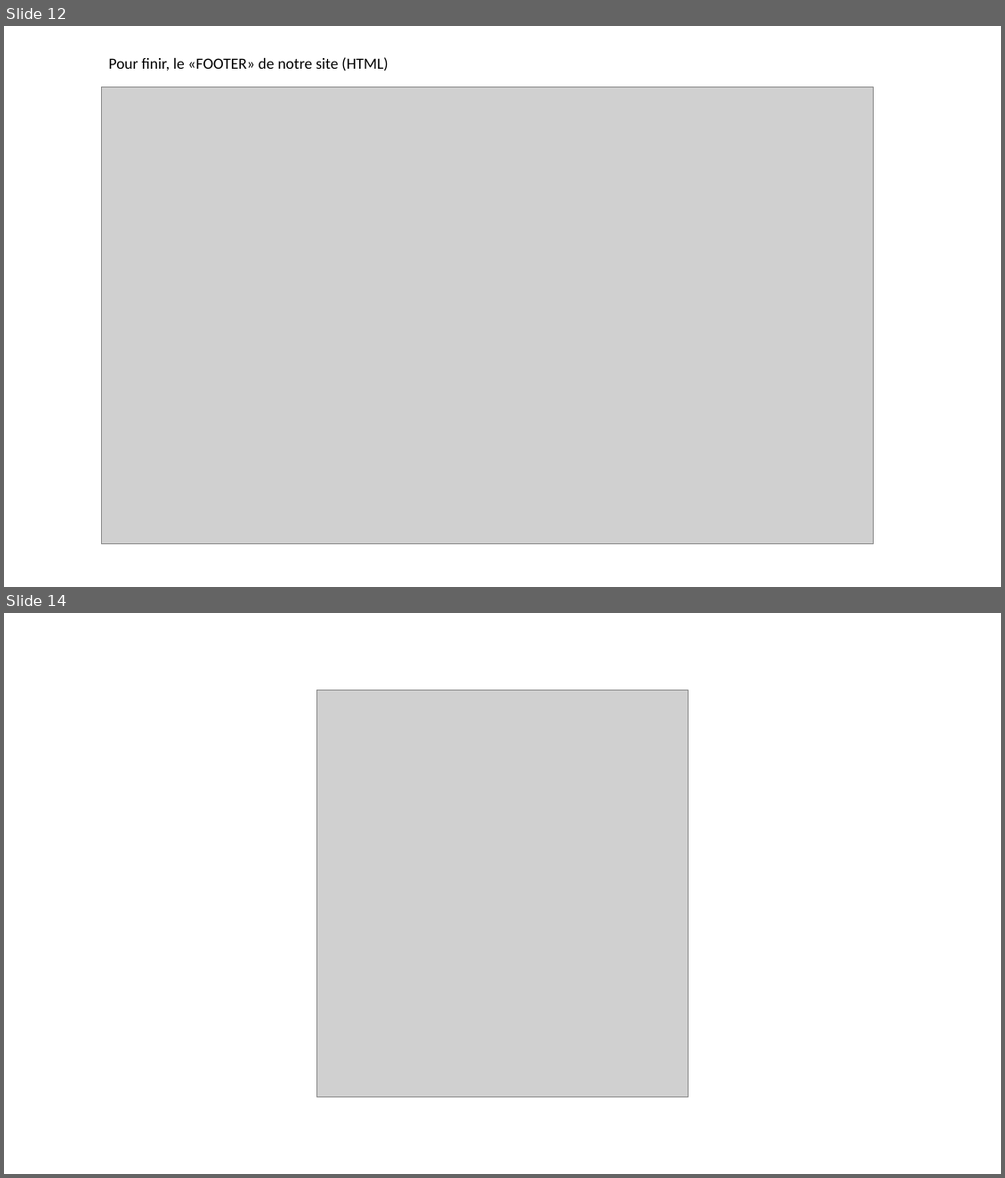
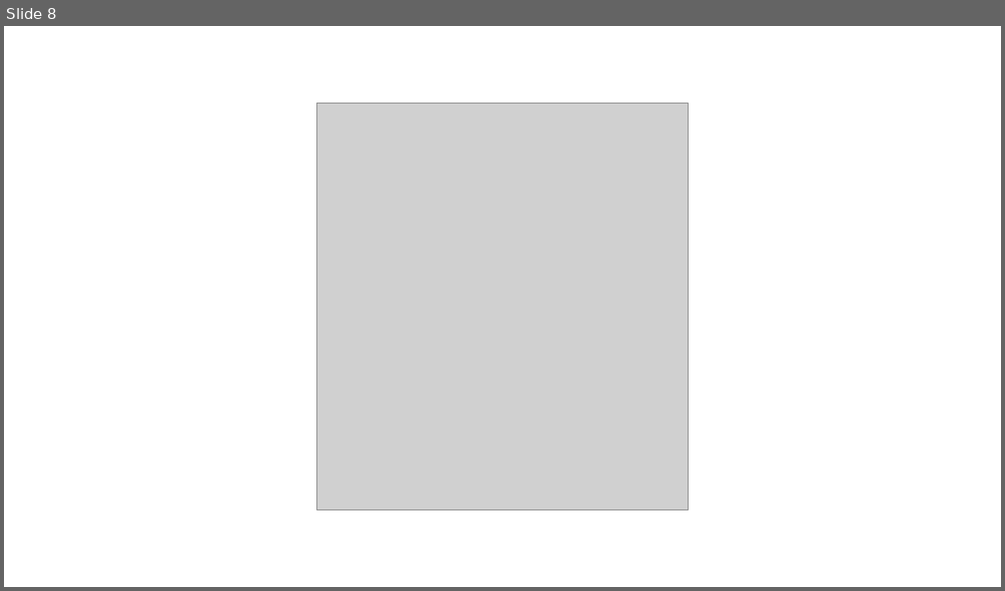
Before and after one commit to SergeMiro/sergiyMirochnyk_2_30032021, a slide deck: PRESENTATION-SergiyMirochnyk-_2_30032021.pptx. Shown one above the other, each under a label of ours: slides 12 and 14 before the commit, slide 8 after it; the slides between them are not shown. The pictures are 1005x1178 and 1005x591 pixels, drawn with LibreOffice and Linux fonts; fonts in the diff are those of the drawing; grey boxes stand for pictures. Boxes give left, top, right and bottom in pixels: in the first picture for what was removed or moved away, otherwise in the second. Text is boxed around its words. In the diff, an @@ line names an element or a change of style, - is before the commit and + after.

```diff
--- a/PRESENTATION-SergiyMirochnyk-_2_30032021.pptx
+++ b/PRESENTATION-SergiyMirochnyk-_2_30032021.pptx
@@ slide 12 removed at (4, 26, 1001, 587), background #FFFFFF @@
@@ title removed at (109, 57, 388, 70) @@
-Pour finir, le «FOOTER» de notre site (HTML)
@@ picture removed at (101, 87, 873, 543) @@
@@ what was slide 14 is now slide 8 @@
```
Also in this commit, not shown: 1 slide changed, 6 slides added, 11 other slides removed, 3 other files.
